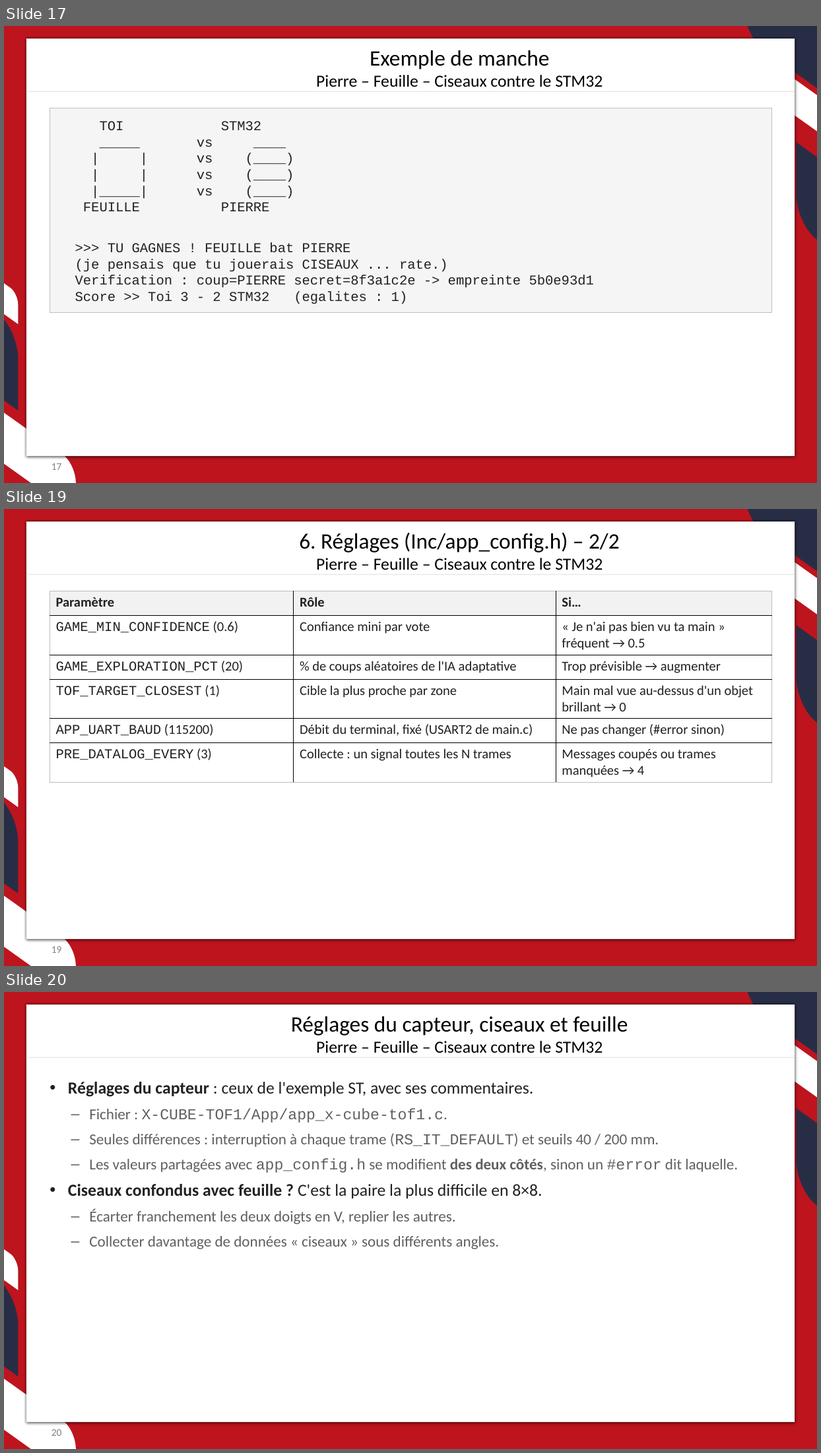
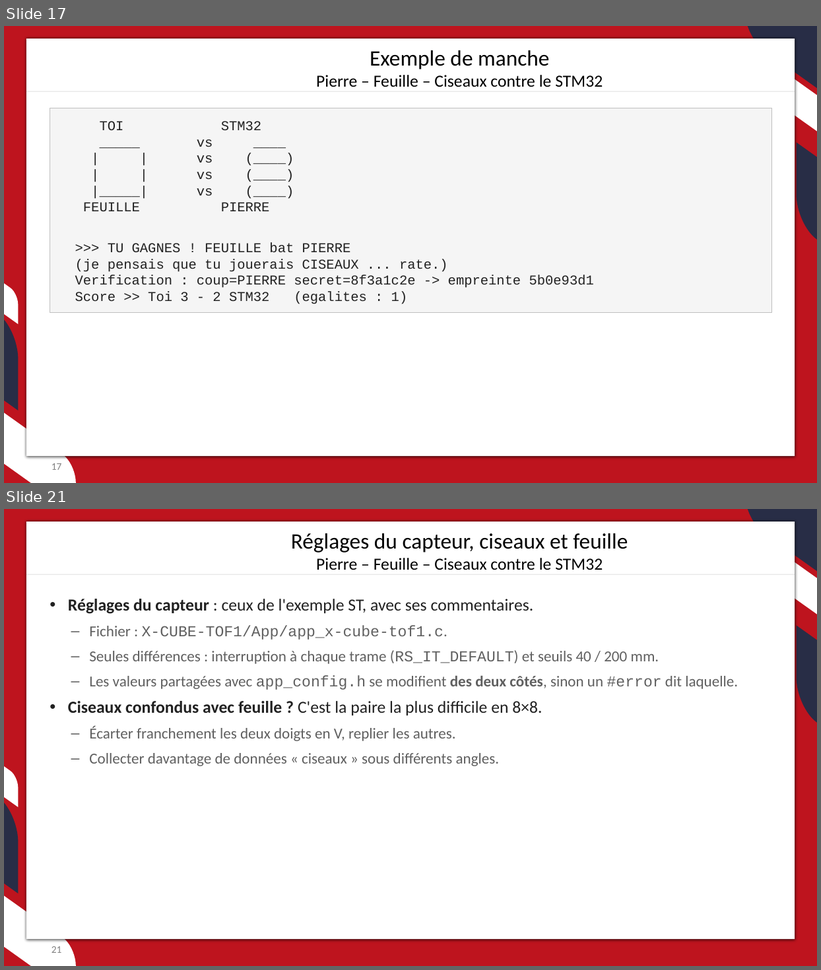
Before and after one commit to JC-Toussaint/ST_Phelma_Hackathon, a slide deck: pierre_feuille_ciseaux/pierre_feuille_ciseaux.pptx. Shown one above the other, each under a label of ours: slides 17, 19 and 20 before the commit, slides 17 and 21 after it; the slides between them are not shown. The pictures are 821x1453 and 821x970 pixels, drawn with LibreOffice and Linux fonts; fonts in the diff are those of the drawing; background and template pictures are left out. Boxes give left, top, right and bottom in pixels: in the first picture for what was removed or moved away, otherwise in the second. Text is boxed around its words. In the diff, an @@ line names an element or a change of style, - is before the commit and + after.

```diff
--- a/pierre_feuille_ciseaux/pierre_feuille_ciseaux.pptx
+++ b/pierre_feuille_ciseaux/pierre_feuille_ciseaux.pptx
@@ slide 19 removed at bbox=[4, 509, 817, 966], background #FFFFFF; not listed: 8 template elements that a slide beside it also shows @@
@@ text removed at bbox=[299, 532, 620, 570] @@
-6. Réglages (Inc/app_config.h) – 2/2
-Pierre – Feuille – Ciseaux contre le STM32
@@ line removed from (26, 574) to (795, 574) @@
@@ table removed at bbox=[50, 591, 772, 780], 6 rows, 3 columns @@
-Paramètre | Rôle | Si…
-GAME_MIN_CONFIDENCE (0.6) | Confiance mini par vote | « Je n'ai pas bien vu ta main » fréquent → 0.5
-GAME_EXPLORATION_PCT (20) | % de coups aléatoires de l'IA adaptative | Trop prévisible → augmenter
-TOF_TARGET_CLOSEST (1) | Cible la plus proche par zone | Main mal vue au-dessus d'un objet brillant → 0
-APP_UART_BAUD (115200) | Débit du terminal, fixé (USART2 de main.c) | Ne pas changer (#error sinon)
-PRE_DATALOG_EVERY (3) | Collecte : un signal toutes les N trames | Messages coupés ou trames manquées → 4
@@ page number removed at bbox=[52, 947, 62, 953] @@
-19
@@ what was slide 20 is now slide 21 @@
@@ page number at bbox=[52, 947, 62, 953]: text changed @@
-20
+21
```
Also in this commit, not shown: 1 slide changed, 2 slides added, 3 other files.
